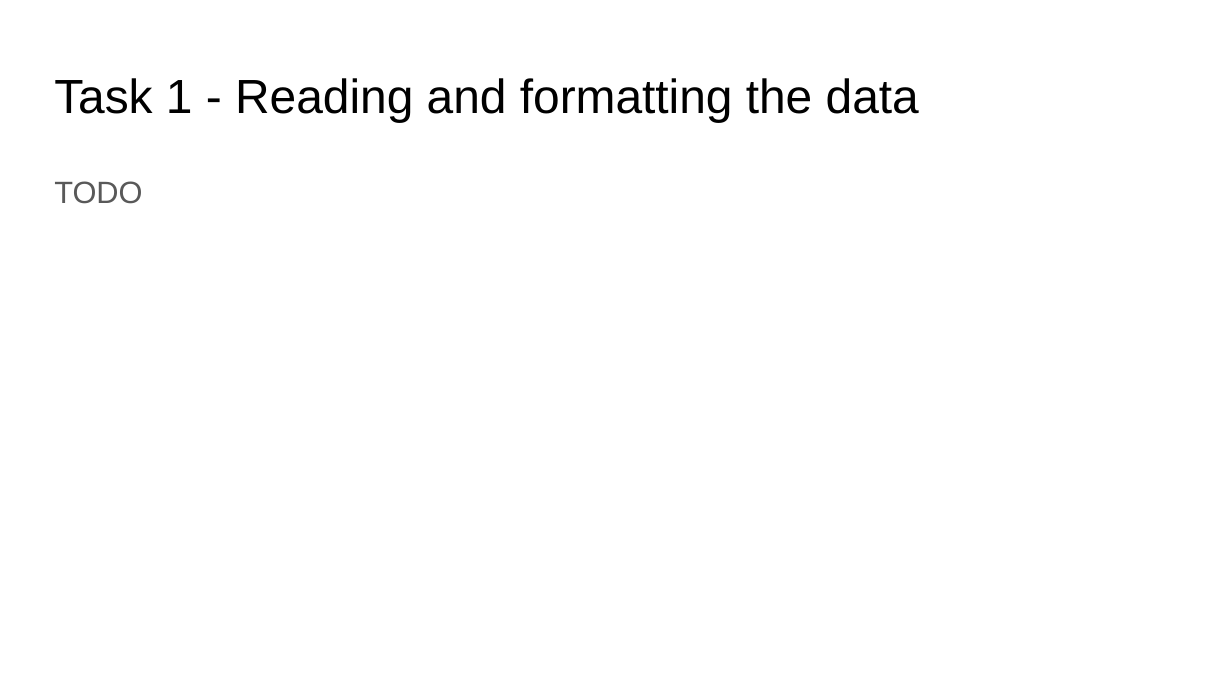
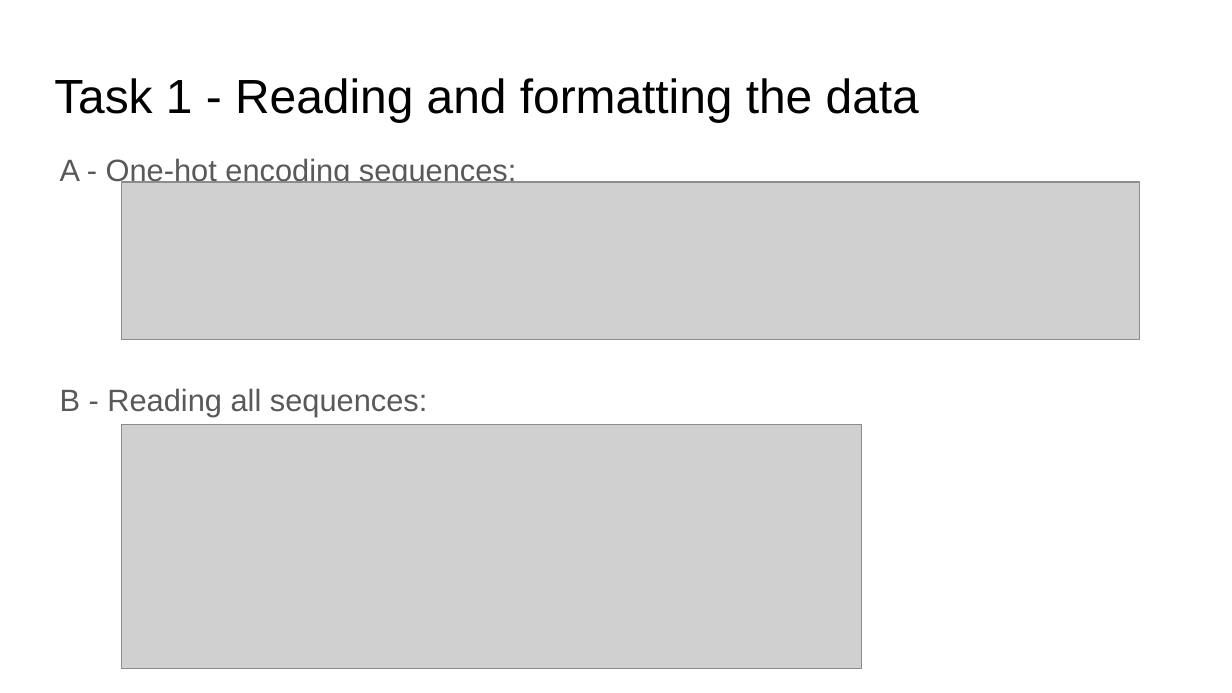
Before and after one commit to jolatechno/cours-ENS, a slide deck: slide 2 of cours/M2/machine_learning/PCS_CompSci_Project/Joseph_TOUZET_computational_science_project.odp. Drawn at 1232x693 pixels with LibreOffice and Linux fonts; fonts in the diff are those of the drawing; grey boxes stand for pictures. Boxes give left, top, right and bottom in pixels: in the first picture for what was removed or moved away, otherwise in the second. Text is boxed around its words. In the diff, an @@ line names an element or a change of style, - is before the commit and + after.

```diff
--- a/cours/M2/machine_learning/PCS_CompSci_Project/Joseph_TOUZET_computational_science_project.odp
+++ b/cours/M2/machine_learning/PCS_CompSci_Project/Joseph_TOUZET_computational_science_project.odp
@@ text at (x1=60, y1=158, x2=516, y2=417): text changed @@
-TODO
+A - One-hot encoding sequences:
+B - Reading all sequences:
@@ picture added at (x1=122, y1=182, x2=1140, y2=340) @@
@@ picture added at (x1=122, y1=425, x2=861, y2=669) @@
```
Also in this commit, not shown: 5 other slides changed, 4 slides added, 2 slides removed, 6 other files.
